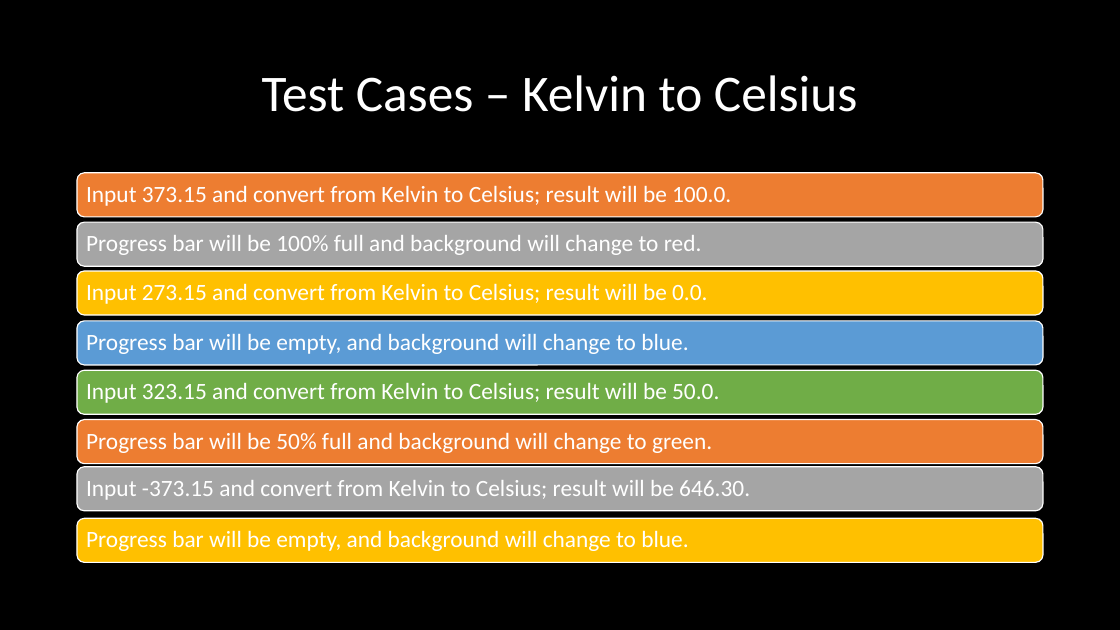
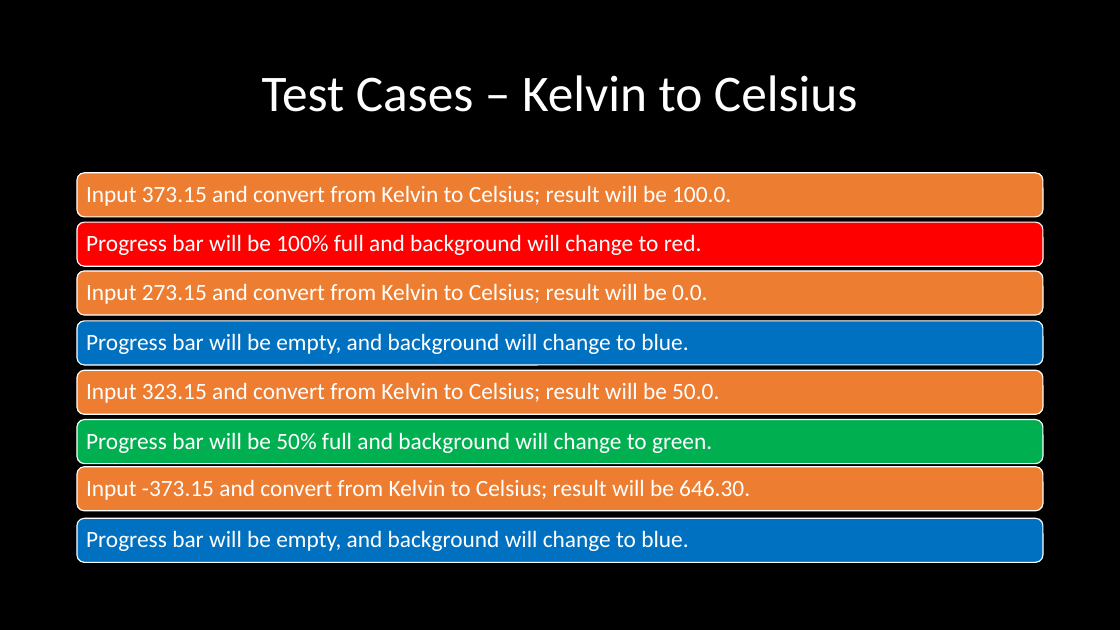
Before and after one commit to acn1008/ProjectComp730, a slide deck: slide 8 of Final Project.pptx. Drawn at 1120x630 pixels with LibreOffice and Linux fonts; fonts in the diff are those of the drawing; background and template pictures are left out. Boxes give left, top, right and bottom in pixels: in the first picture for what was removed or moved away, otherwise in the second. Text is boxed around its words. In the diff, an @@ line names an element or a change of style, - is before the commit and + after.

Commit message:
Add files via upload
Changing background in test case slides to reflect results of tests

```diff
--- a/Final Project.pptx
+++ b/Final Project.pptx
@@ rounded rectangle at box(77, 222, 1044, 266): fill #A5A5A5 to #FF0000 @@
@@ rounded rectangle at box(77, 271, 1044, 315): fill #FFC000 to #ED7D31 @@
@@ rounded rectangle at box(77, 321, 1044, 365): fill #5B9BD5 to #0070C0 @@
@@ rounded rectangle at box(77, 371, 1044, 414): fill #70AD47 to #ED7D31 @@
@@ rounded rectangle: place and size @@
-rounded rectangle at box(77, 467, 1044, 511)
+rounded rectangle at box(77, 419, 1044, 463)
@@ rounded rectangle at box(77, 419, 1044, 463): fill #A5A5A5 to #00B050 @@
@@ rounded rectangle: place and size @@
-rounded rectangle at box(77, 419, 1044, 463)
+rounded rectangle at box(77, 467, 1044, 511)
@@ rounded rectangle at box(77, 518, 1044, 562): fill #FFC000 to #0070C0 @@
```
Also in this commit, not shown: 5 other slides changed.
